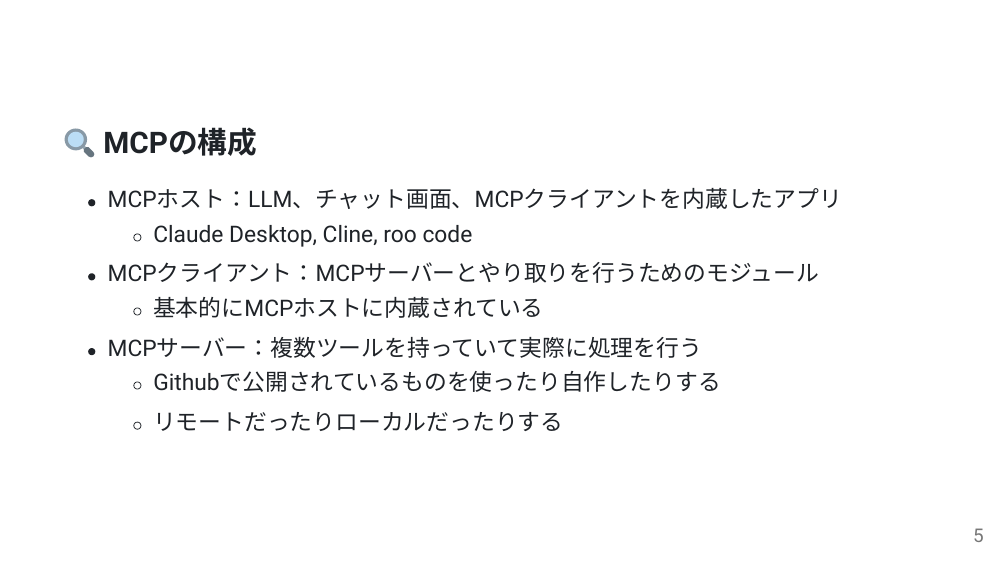
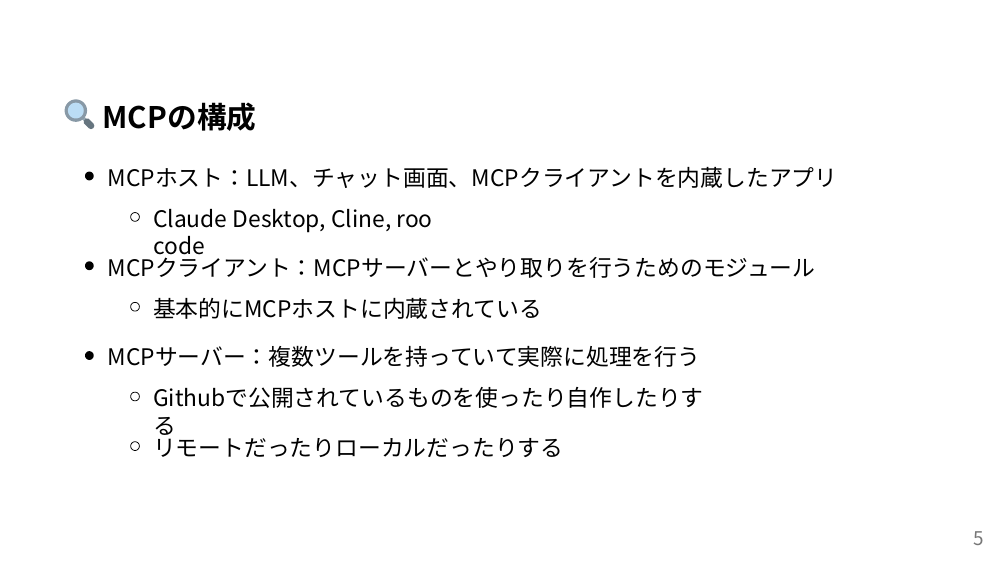
Before and after one commit to ShunsukeTamura06/mcp-study-materials, a slide deck: slide 5 of mcp-introduction.pptx. Drawn at 1008x567 pixels with LibreOffice and Linux fonts; fonts in the diff are those of the drawing. Boxes give left, top, right and bottom in pixels: in the first picture for what was removed or moved away, otherwise in the second. Text is boxed around its words. In the diff, an @@ line names an element or a change of style, - is before the commit and + after.

```diff
--- a/mcp-introduction.pptx
+++ b/mcp-introduction.pptx
@@ 4 freeform shapes: place and size @@
-4 freeform shapes at [64, 129, 95, 157]
+4 freeform shapes at [64, 99, 95, 129]
@@ text added at [103, 102, 257, 131], 28.3 pt, text #000000, bold @@
+MCPの構成
@@ text removed at [103, 127, 257, 156] @@
-MCPの構成
@@ fill #1F2328 to #000000 in 3 elements at [85, 352, 93, 360], [85, 262, 93, 270], [85, 172, 93, 180] @@
@@ freeform shape: place and size @@
-freeform shape at [88, 200, 95, 206]
+freeform shape at [85, 172, 93, 180]
@@ text at [108, 167, 838, 188]: text changed; font Lato to Noto Sans CJK JP; text colour #1F2328 to #000000 @@
-MCPホスト：LLM、チャット画⾯、MCPクライアントを内蔵したアプリ
+MCPホスト：LLM、チャット画面、MCPクライアントを内蔵したアプリ
@@ text "Claude Desktop, Cline, roo code": place and size @@
-text "Claude Desktop, Cline, roo code" at [153, 225, 473, 247]
+text "Claude Desktop, Cline, roo code" at [153, 209, 432, 260]
@@ text "Claude Desktop, Cline, roo code" at [153, 209, 432, 260]: font Roboto to Noto Sans CJK JP, text colour #1F2328 to #000000 @@
@@ freeform shape: place and size @@
-freeform shape at [134, 234, 141, 240]
+freeform shape at [131, 212, 139, 221]
@@ freeform shape: place and size @@
-freeform shape at [88, 273, 95, 280]
+freeform shape at [85, 262, 93, 270]
@@ text removed at [108, 262, 819, 283] @@
-MCPクライアント：MCPサーバーとやり取りを⾏うためのモジュール
@@ text added at [108, 253, 816, 278], 21.7 pt, text #000000 @@
+MCPクライアント：MCPサーバーとやり取りを行うためのモジュール
@@ text "基本的にMCPホストに内蔵されている" at [153, 298, 542, 319]: font Lato to Noto Sans CJK JP, font Roboto to Noto Sans CJK JP in "基本的にMCPホストに内蔵されている"; text colour #1F2328 to #000000 @@
@@ freeform shape: place and size @@
-freeform shape at [134, 308, 141, 315]
+freeform shape at [131, 302, 139, 312]
@@ freeform shape: place and size @@
-freeform shape at [88, 348, 95, 355]
+freeform shape at [85, 352, 93, 360]
@@ text at [108, 345, 701, 367]: text changed; font Lato to Noto Sans CJK JP; text colour #1F2328 to #000000 @@
-MCPサーバー：複数ツールを持っていて実際に処理を⾏う
+MCPサーバー：複数ツールを持っていて実際に処理を行う
@@ text removed at [153, 371, 720, 392] @@
-Githubで公開されているものを使ったり⾃作したりする
@@ text added at [154, 384, 723, 410], 21.7 pt, text #000000 @@
+Githubで公開されているものを使ったり自作したりする
@@ freeform shape: place and size @@
-freeform shape at [134, 382, 141, 389]
+freeform shape at [131, 392, 139, 401]
@@ outline #1F2328 0.74 pt to #000000 0.74 pt in 4 elements at [131, 302, 139, 312], [131, 392, 139, 401], [131, 212, 139, 221], [131, 442, 139, 450] @@
@@ freeform shape: place and size @@
-freeform shape at [134, 422, 141, 429]
+freeform shape at [131, 442, 139, 450]
@@ text "リモートだったりローカルだったりする": place and size @@
-text "リモートだったりローカルだったりする" at [153, 412, 563, 431]
+text "リモートだったりローカルだったりする" at [153, 433, 563, 457]
@@ text "リモートだったりローカルだったりする" at [153, 433, 563, 457]: font Lato to Noto Sans CJK JP, text colour #1F2328 to #000000 @@
@@ text "5" at [974, 531, 984, 545]: font Roboto to Noto Sans CJK JP @@
```
Also in this commit, not shown: 17 other slides changed, 1 slide added, 1 slide removed, 1 other file.
